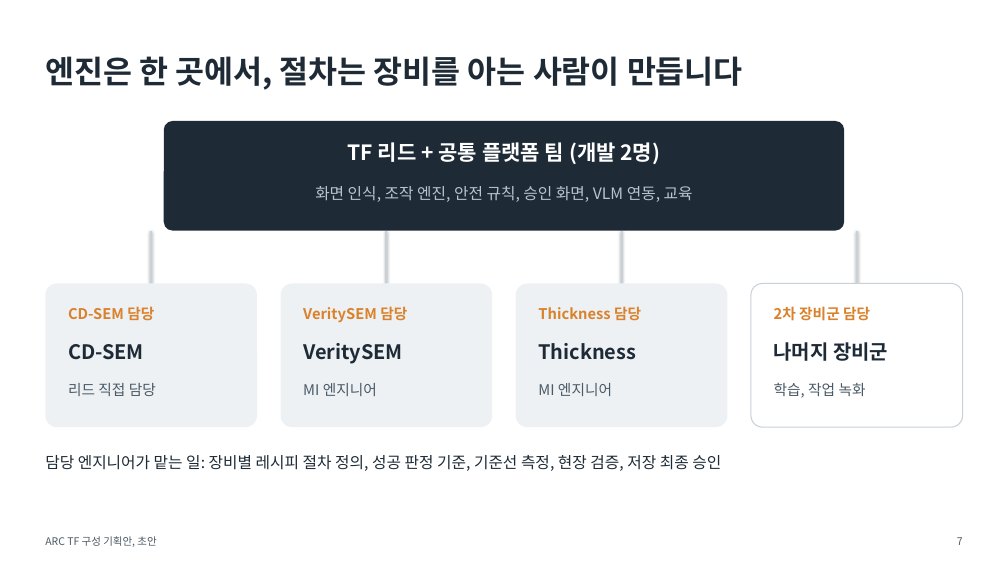
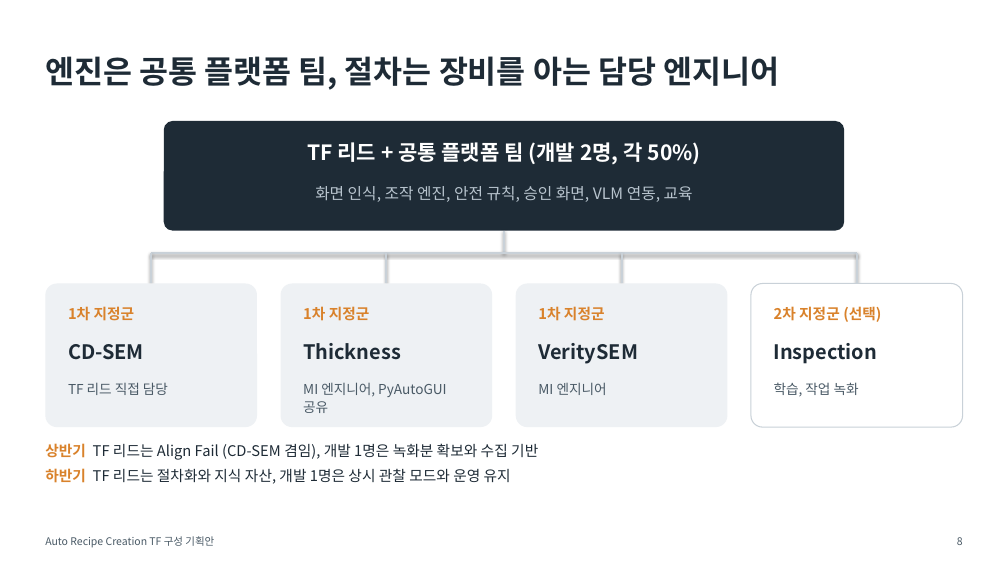
Before and after one commit to DarrenKoi/pm_notes, a slide deck: slide 8 of my-task/arc-tf/deliverables/arc-tf-proposal.pptx (slide 7 before the commit). Drawn at 1008x567 pixels with LibreOffice and Linux fonts; fonts in the diff are those of the drawing. Boxes give left, top, right and bottom in pixels: in the first picture for what was removed or moved away, otherwise in the second. Text is boxed around its words. In the diff, an @@ line names an element or a change of style, - is before the commit and + after.

```diff
--- a/my-task/arc-tf/deliverables/arc-tf-proposal.pptx
+++ b/my-task/arc-tf/deliverables/arc-tf-proposal.pptx
@@ text at (45, 56, 779, 90): text changed @@
-엔진은 한 곳에서, 절차는 장비를 아는 사람이 만듭니다
+엔진은 공통 플랫폼 팀, 절차는 장비를 아는 담당 엔지니어
@@ text at (307, 142, 701, 164): text changed @@
-TF 리드 + 공통 플랫폼 팀 (개발 2명)
+TF 리드 + 공통 플랫폼 팀 (개발 2명, 각 50%)
@@ line added from (504, 231) to (504, 253), #C9D1D8 2 pt @@
@@ line moved from (151, 231) - (151, 284) to (151, 253) - (151, 284) @@
@@ line added from (151, 253) to (857, 253), #C9D1D8 2 pt @@
@@ line moved from (386, 231) - (386, 284) to (386, 253) - (386, 284) @@
@@ line moved from (622, 231) - (622, 284) to (622, 253) - (622, 284) @@
@@ line moved from (857, 231) - (857, 284) to (857, 253) - (857, 284) @@
@@ text at (68, 306, 135, 321): text changed @@
-CD-SEM 담당
+1차 지정군
@@ text at (303, 306, 370, 321): text changed @@
-VeritySEM 담당
+1차 지정군
@@ text at (538, 306, 605, 321): text changed @@
-Thickness 담당
+1차 지정군
@@ text at (774, 306, 881, 322): text changed @@
-2차 장비군 담당
+2차 지정군 (선택)
@@ text "Thickness": place and size @@
-text "Thickness" at (538, 343, 636, 360)
+text "Thickness" at (303, 343, 401, 360)
@@ text "VeritySEM": place and size @@
-text "VeritySEM" at (303, 343, 403, 364)
+text "VeritySEM" at (538, 343, 638, 364)
@@ text at (774, 343, 877, 364): text changed @@
-나머지 장비군
+Inspection
@@ text at (68, 382, 168, 395): text changed; size 14 to 13 pt @@
-리드 직접 담당
+TF 리드 직접 담당
@@ text at (303, 382, 447, 413): text changed; size 14 to 13 pt @@
-MI 엔지니어
+MI 엔지니어, PyAutoGUI 공유
@@ text "MI 엔지니어" at (538, 382, 607, 395): size 14 to 13 pt @@
@@ text "학습, 작업 녹화" at (774, 382, 859, 397): size 14 to 13 pt @@
@@ text added at (45, 443, 538, 484), 14 pt, text #1E2B36 @@
+상반기 TF 리드는 Align Fail (CD-SEM 겸임), 개발 1명은 녹화분 확보와 수집 기반
+하반기 TF 리드는 절차화와 지식 자산, 개발 1명은 상시 관찰 모드와 운영 유지
@@ text removed at (45, 455, 721, 471) @@
-담당 엔지니어가 맡는 일: 장비별 레시피 절차 정의, 성공 판정 기준, 기준선 측정, 현장 검증, 저장 최종 승인
@@ text at (45, 536, 214, 548): text changed @@
-ARC TF 구성 기획안, 초안
+Auto Recipe Creation TF 구성 기획안
@@ text at (957, 537, 963, 545): text changed @@
-7
+8
```
Also in this commit, not shown: 6 other slides changed, 6 slides added, 4 slides removed, 12 other files.
